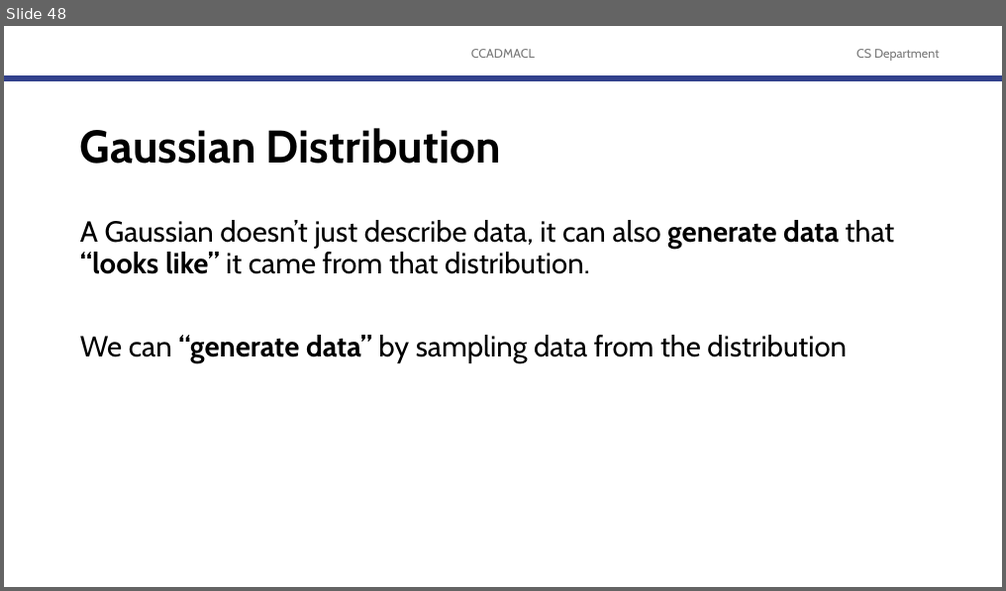
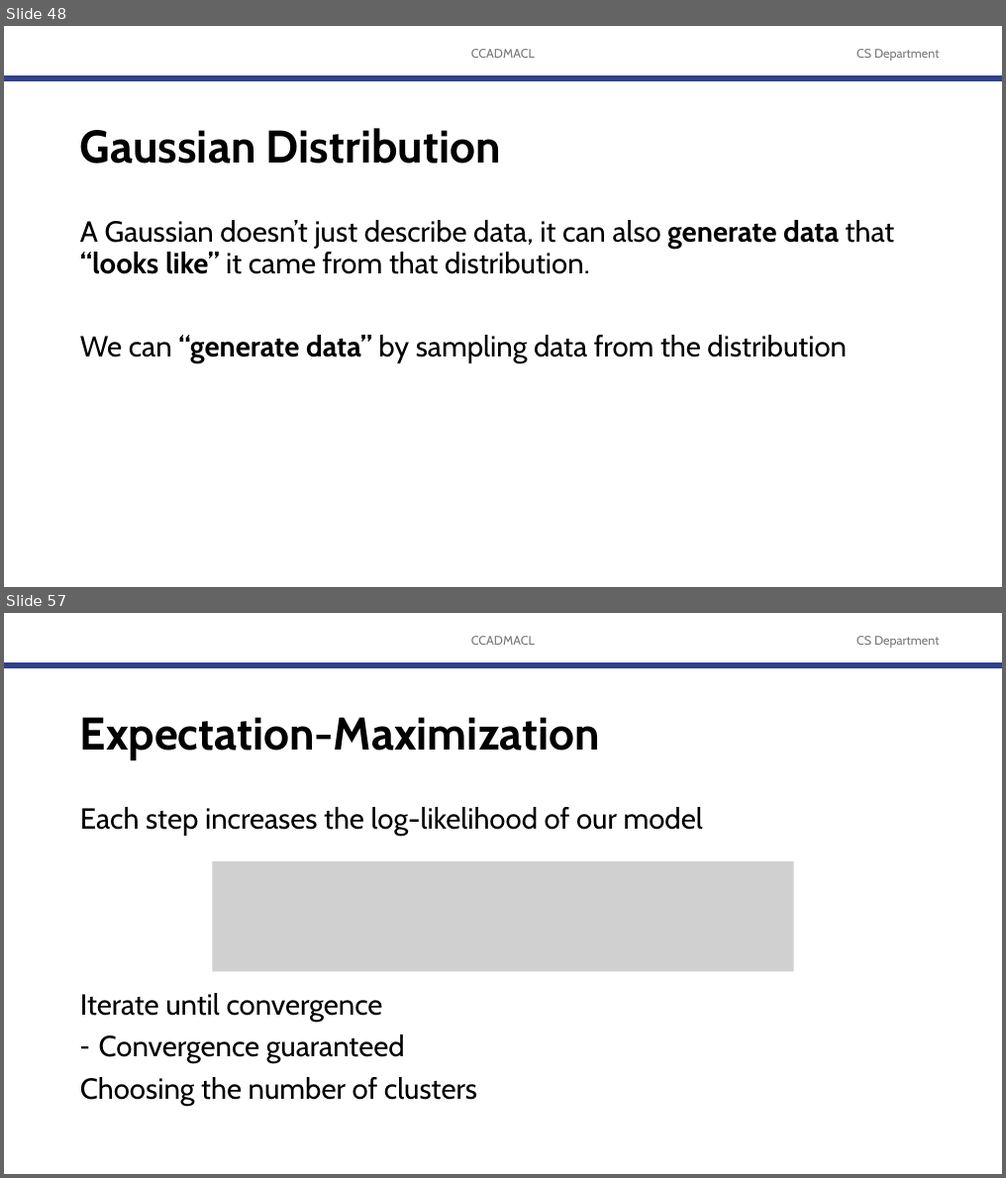
Before and after one commit to robitussin/CCADMACL, a slide deck: 8 - Gaussian Mixture Models/Introduction to Gaussian Mixture Models.pptx. Shown one above the other, each under a label of ours: slide 48 before the commit, slides 48 and 57 after it; the slides between them are not shown. The pictures are 1006x591 and 1006x1178 pixels, drawn with LibreOffice and Linux fonts; fonts in the diff are those of the drawing; grey boxes stand for pictures; background and template pictures are left out. Boxes give left, top, right and bottom in pixels: in the first picture for what was removed or moved away, otherwise in the second. Text is boxed around its words. In the diff, an @@ line names an element or a change of style, - is before the commit and + after.

```diff
--- a/8 - Gaussian Mixture Models/Introduction to Gaussian Mixture Models.pptx
+++ b/8 - Gaussian Mixture Models/Introduction to Gaussian Mixture Models.pptx
@@ slide 57 added at (4, 613, 1002, 1174), background #FFFFFF; not listed: 3 template elements that a slide beside it also shows @@
@@ title added at (80, 717, 600, 760), 44 pt, text #000000, bold @@
+Expectation-Maximization
@@ text added at (80, 807, 703, 836), 28 pt, text #000000 @@
+Each step increases the log-likelihood of our model
@@ picture added at (212, 861, 794, 971) @@
@@ text added at (80, 993, 477, 1106), 28 pt, text #000000 @@
+Iterate until convergence
+– Convergence guaranteed
+Choosing the number of clusters
```
Also in this commit, not shown: 6 slides changed, 13 other slides added, 2 slides removed.
